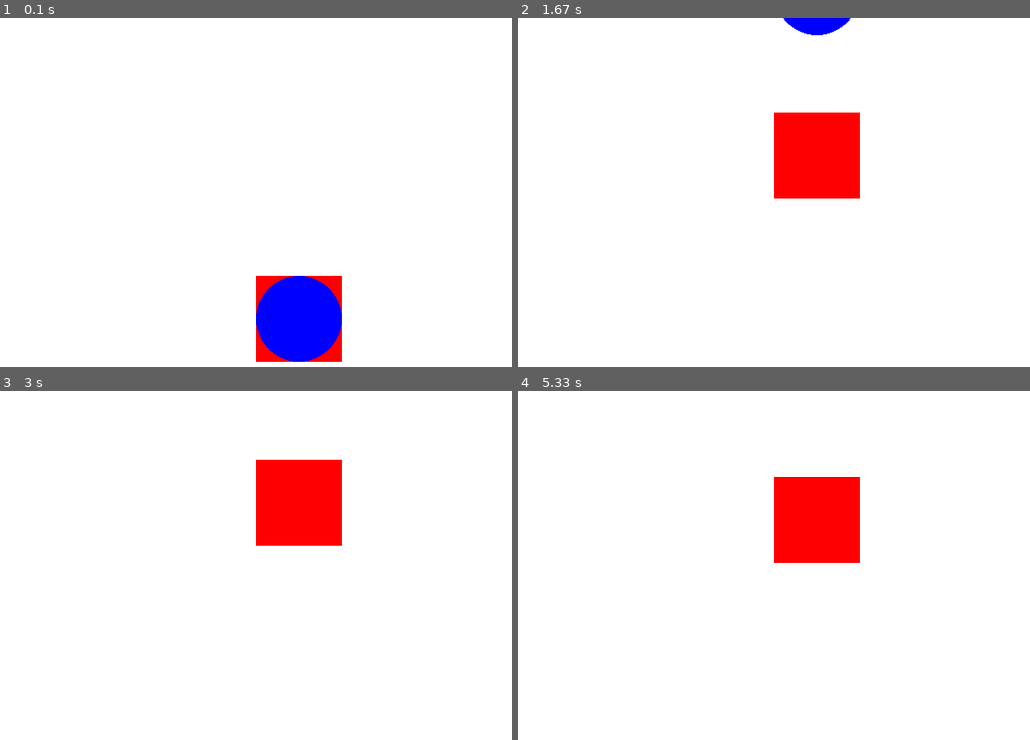
Above: before the commit, frames 1-4 (two rows, left to right).
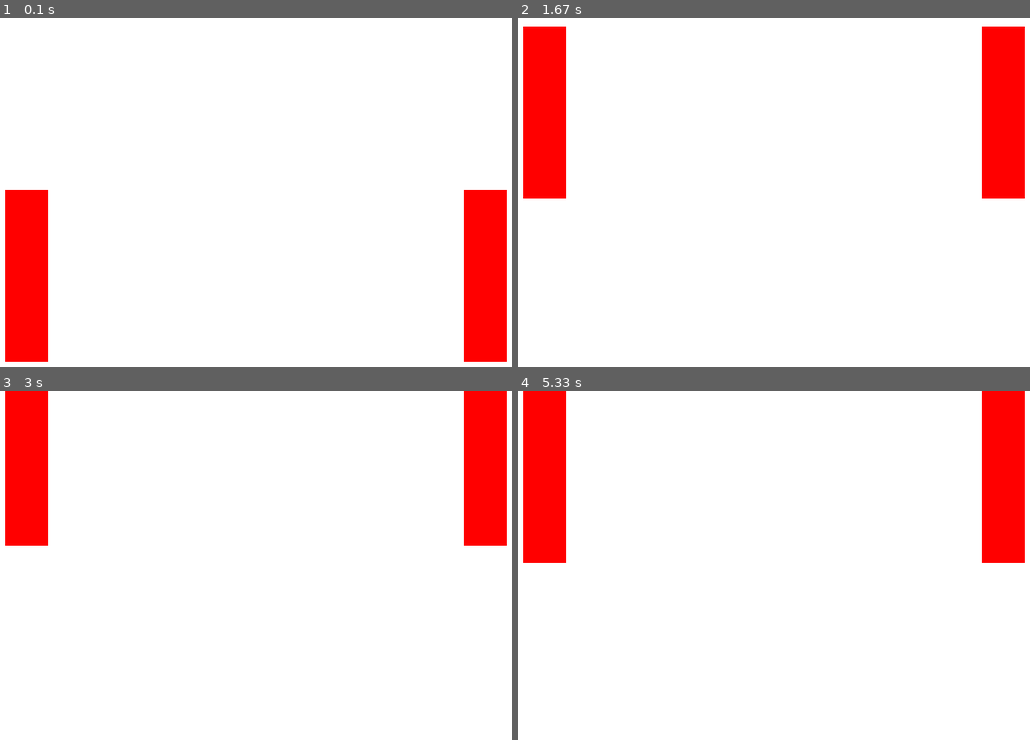
Above: after the commit, the same moments.

Repository: evanimata/pygame-template
Game: pygame game, started from src/main.py
Same seed, same stepped clock (60 frames per second), same inputs: the game is played once before the commit and once after it.
Inputs:
- Up to frame 1 (0.1 s): no input
- Up to frame 2 (1.67 s): hold W 0.33-0.8 s; hold Up 0.33-0.8 s; hold Up 0.83-1.3 s; hold W 0.83-1.3 s; hold Down 1.33-1.63 s; hold S 1.33-1.63 s
- Up to frame 3 (3 s): hold Up 1.67-2.03 s; hold W 1.67-2.03 s; hold Down 2.07-2.43 s; hold S 2.07-2.43 s; hold Up 2.47-2.77 s; hold W 2.47-2.77 s; hold Down from 2.8 s (still down); hold S from 2.8 s (still down)
- Up to frame 4 (5.33 s): release Down at 3.1 s; release S at 3.1 s; hold Up 3.13-3.5 s; hold W 3.13-3.5 s; hold Down 3.53-3.9 s; hold S 3.53-3.9 s; hold Up 3.93-4.23 s; hold W 3.93-4.23 s; hold Down 4.27-4.57 s; hold S 4.27-4.57 s; hold Up 4.6-4.97 s; hold W 4.6-4.97 s; hold Down from 5 s (still down); hold S from 5 s (still down)

The runs differ from the first frame. In frame 1, 12% of the frame differs, in the area x 1-99%, y 49-99%; in frame 2, 13%, in the area x 1-99%, y 0-52%; in frame 3, 12%; in frame 4, 12%.

Commit message:
Fixed centering

Diff:
--- a/src/main.py
+++ b/src/main.py
@@ -2,12 +2,13 @@
 from __future__ import annotations
 import pygame as pg
 
-from sprites import Circle, Group, Rectangle
+from sprites import Circle, Group, Paddle
 
 
 class GameState:
     """GameState class to manage the entire game."""
     running = True
+    centering = True
 
     def __init__(self) -> None:
         """Initiate Pygame constants and variables."""
@@ -23,27 +24,30 @@
                             )
 
         # Initialize the main sprite group.
-        self.sprites = Group()
+        self.sprites = Group(self)
         self.create_sprites()
 
         # DEFINE time-keeping variables.
         self.clock = pg.time.Clock()
         self.fps = 60
 
-    def center_all_sprites(self, activate: bool=False) -> None:
-        """Make sure all sprites are centered instead of using the top-left corner."""
-        if activate:
-            for sprite in self.sprites.sprites():
-                sprite.rect.center = (sprite.x, sprite.y)
-
     def create_sprites(self) -> None:
         """Build sprites and sprite groups."""
-        player = Rectangle(game=self,
-                           x=self.window.width / 2,
-                           y=self.window.height / 2,
-                           width=self.window.width / 8,
-                           height=self.window.height / 6,
-                           color="red")
+        player1 = Paddle(game=self,
+                         player=1,
+                         x=self.window.width / 6,
+                         y=self.window.height / 2,
+                         width=self.window.width / 16,
+                         height=self.window.height / 3,
+                         color="red")
+
+        player2 = Paddle(game=self,
+                         player=2,
+                         x=self.window.width * (5 / 6),
+                         y=self.window.height / 2,
+                         width=self.window.width / 16,
+                         height=self.window.height / 3,
+                         color="red")
 
         circle = Circle(game=self,
                         x=self.window.width / 2,
@@ -51,8 +55,7 @@
                         radius=self.window.width / 16,
                         color="blue")
 
-        self.sprites.add(player, circle)
-        self.center_all_sprites(activate=True)
+        self.sprites.add(player1, player2)
 
     def check_game_events(self) -> None:
         """DEFINE a for loop to check all Pygame events."""
--- a/src/sprites.py
+++ b/src/sprites.py
@@ -10,9 +10,10 @@
 
 class Group(pg.sprite.Group):
     """Custom Pygame Group."""
-    def __init__(self) -> None:
+    def __init__(self, game: GameState) -> None:
         """Initialize a custom group."""
         super().__init__()
+        self.game = game
 
     def key_press(self, event: pg.event) -> None:
         """Call key press method for all sprites in group."""
@@ -44,14 +45,18 @@
 
     def update(self) -> None:
         """Make rect attribute coordinates match x and y coordinate attributes."""
-        self.rect.x = self.x
-        self.rect.y = self.y
+        if self.game.centering:
+            self.rect.center = (self.x, self.y)
+        else:
+            self.rect.x = self.x
+            self.rect.y = self.y
 
 
-class Rectangle(Sprite):
+class Paddle(Sprite):
     """Rectangle sprite."""
     def __init__(self,
                  game: GameState,
+                 player: int,
                  x: int | float,
                  y: int | float,
                  width: int | float,
@@ -60,6 +65,7 @@
         """DEFINE the Rectangle sprite."""
         super().__init__()
         self.game = game
+        self.player = player
 
         self.x = x
         self.y = y
@@ -77,14 +83,17 @@
 
     def key_hold(self, keys: pg.key.ScancodeWrapper) -> None:
         """Move sprite with key presses."""
-        if keys[pg.K_LEFT]:
-            self.x -= self.x_velocity
-        if keys[pg.K_RIGHT]:
-            self.x += self.x_velocity
-        if keys[pg.K_UP]:
-            self.y -= self.y_velocity
-        if keys[pg.K_DOWN]:
-            self.y += self.y_velocity
+        if self.player == 1:
+            if keys[pg.K_w]:
+                self.y -= self.y_velocity
+            if keys[pg.K_s]:
+                self.y += self.y_velocity
+
+        if self.player == 2:
+            if keys[pg.K_UP]:
+                self.y -= self.y_velocity
+            if keys[pg.K_DOWN]:
+                self.y += self.y_velocity
 
 
 class Circle(Sprite):
